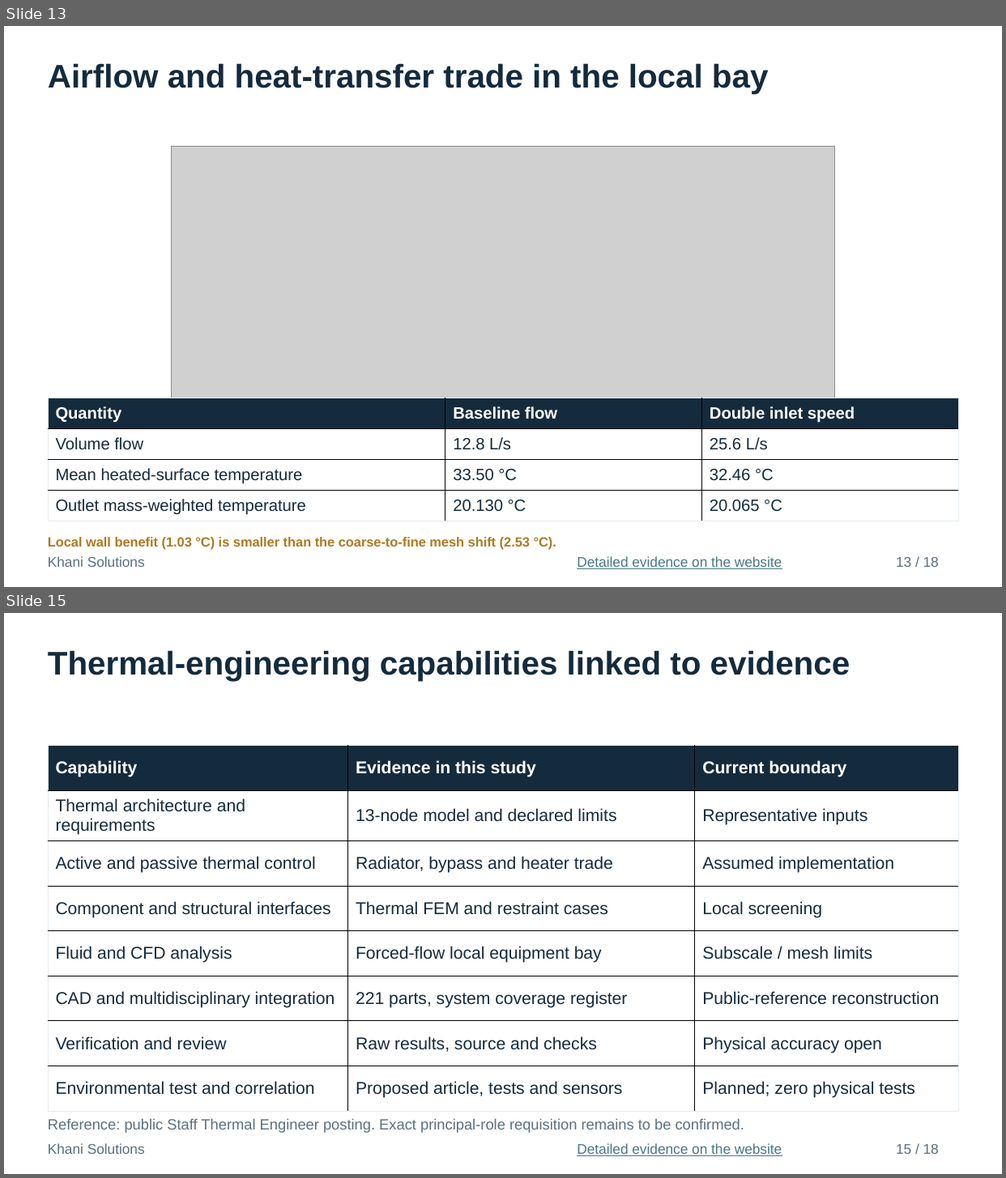
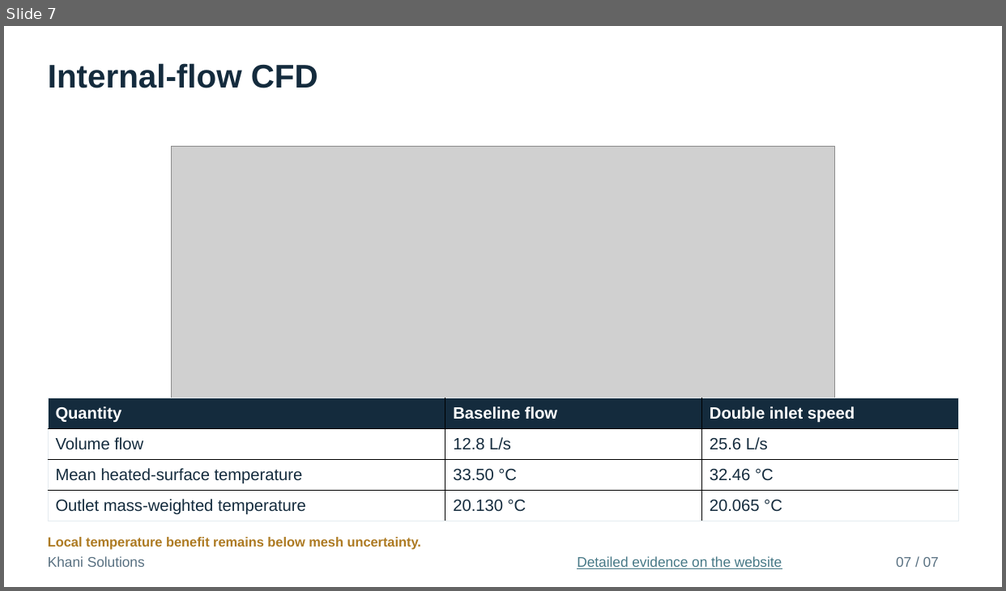
Before and after one commit to mrkhani88/khani-solutions-site, a slide deck: assets/studies/vast-haven-1/interview/Haven1_Thermal_Engineering_Interview.pptx. Shown one above the other, each under a label of ours: slides 13 and 15 before the commit, slide 7 after it; the slides between them are not shown. The pictures are 1006x1178 and 1006x591 pixels, drawn with LibreOffice and Linux fonts; fonts in the diff are those of the drawing; grey boxes stand for pictures. Boxes give left, top, right and bottom in pixels: in the first picture for what was removed or moved away, otherwise in the second. Text is boxed around its words. In the diff, an @@ line names an element or a change of style, - is before the commit and + after.

```diff
--- a/assets/studies/vast-haven-1/interview/Haven1_Thermal_Engineering_Interview.pptx
+++ b/assets/studies/vast-haven-1/interview/Haven1_Thermal_Engineering_Interview.pptx
@@ slide 15 removed at (4, 613, 1002, 1174), background #FFFFFF @@
@@ text removed at (48, 650, 850, 681) @@
-Thermal-engineering capabilities linked to evidence
@@ table removed at (48, 746, 958, 1105), 8 rows, 3 columns @@
-Capability | Evidence in this study | Current boundary
-Thermal architecture and requirements | 13-node model and declared limits | Representative inputs
-Active and passive thermal control | Radiator, bypass and heater trade | Assumed implementation
-Component and structural interfaces | Thermal FEM and restraint cases | Local screening
-Fluid and CFD analysis | Forced-flow local equipment bay | Subscale / mesh limits
-CAD and multidisciplinary integration | 221 parts, system coverage register | Public-reference reconstruction
-Verification and review | Raw results, source and checks | Physical accuracy open
-Environmental test and correlation | Proposed article, tests and sensors | Planned; zero physical tests
@@ text removed at (48, 1118, 744, 1133) @@
-Reference: public Staff Thermal Engineer posting. Exact principal-role requisition remains to be confirmed.
@@ text removed at (48, 1144, 145, 1154) @@
-Khani Solutions
@@ text removed at (577, 1144, 782, 1157) @@
-Detailed evidence on the website
@@ text removed at (896, 1144, 939, 1154) @@
-15 / 18
@@ what was slide 13 is now slide 7 @@
@@ slide 7 changed as well @@
@@ text at (48, 63, 318, 88): text changed @@
-Airflow and heat-transfer trade in the local bay
+Internal-flow CFD
@@ text at (48, 537, 421, 550): text changed @@
-Local wall benefit (1.03 °C) is smaller than the coarse-to-fine mesh shift (2.53 °C).
+Local temperature benefit remains below mesh uncertainty.
@@ text at (896, 557, 939, 567): text changed @@
-13 / 18
+07 / 07
```
Also in this commit, not shown: 5 other slides changed, 1 slide added, 11 other slides removed, 4 other files.
